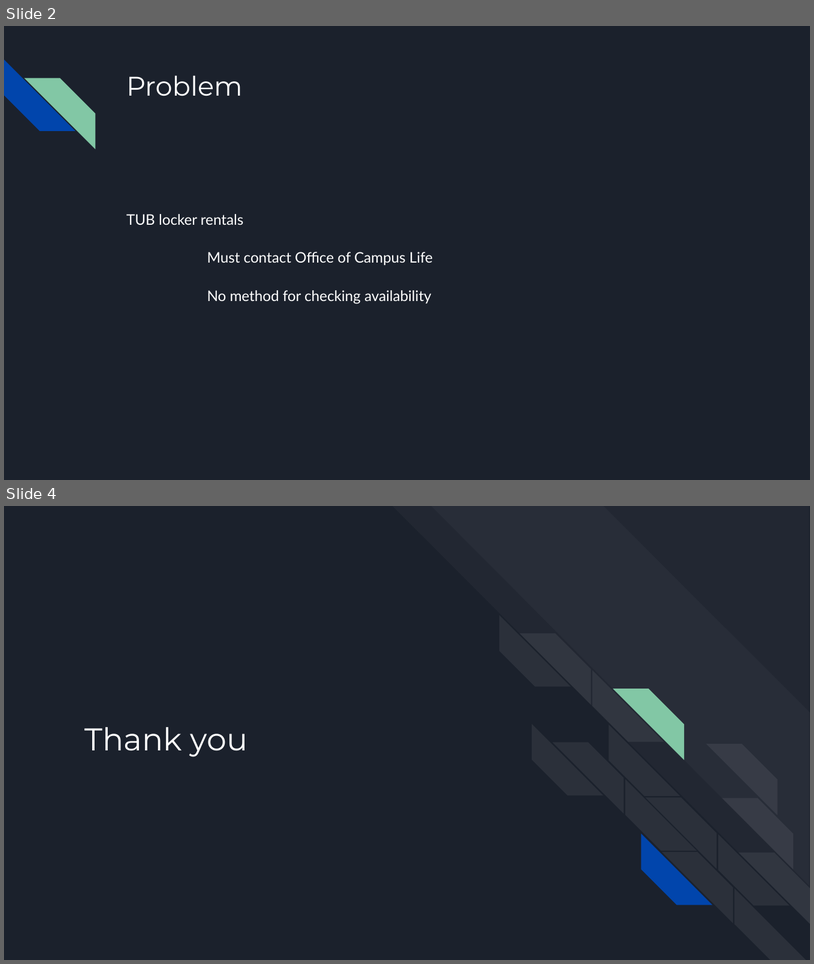
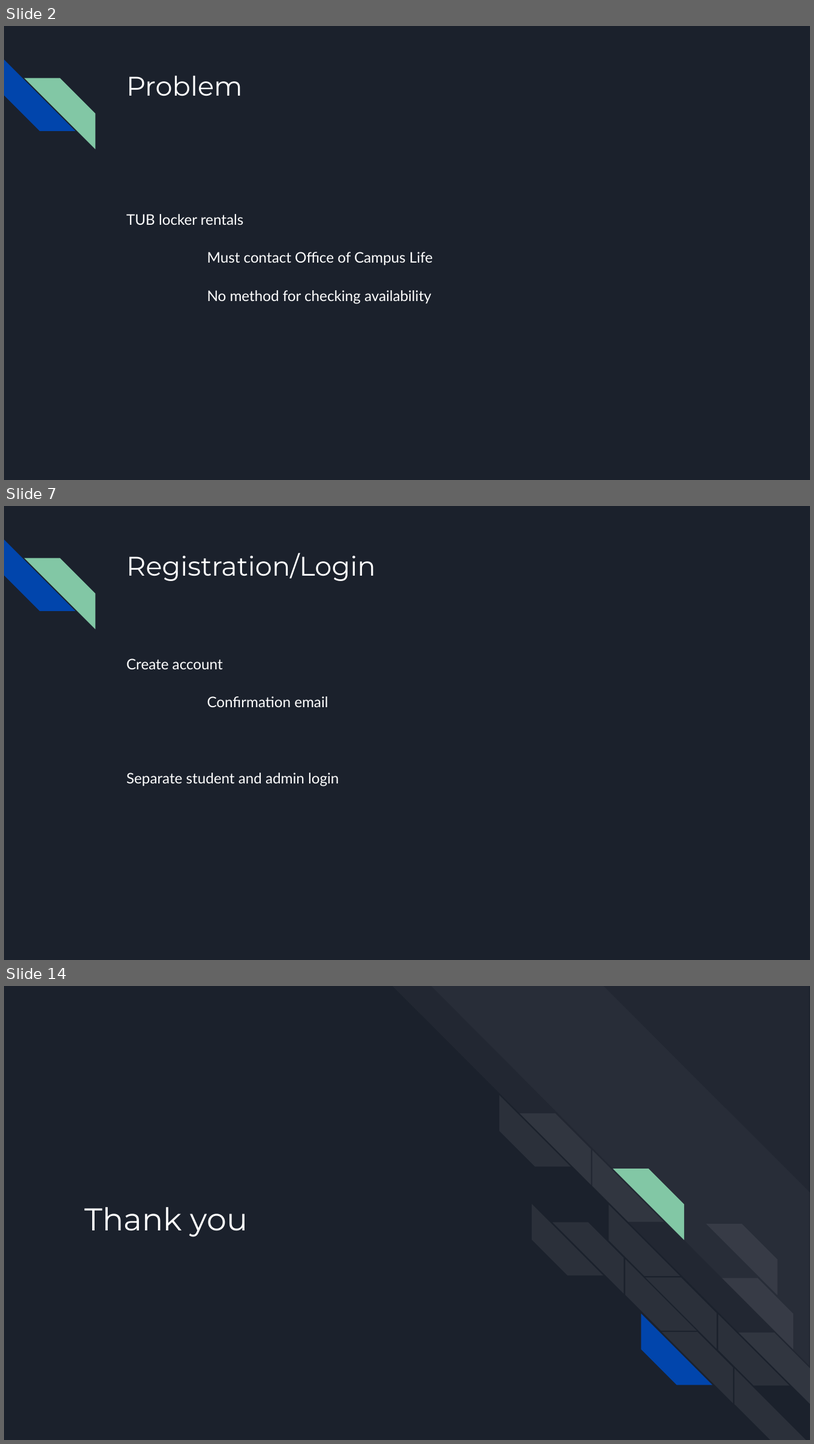
Before and after one commit to SaintAhmed/SpFall2019, a slide deck: Locker Rentals Website.pptx. Shown one above the other, each under a label of ours: slides 2 and 4 before the commit, slides 2, 7 and 14 after it; the slides between them are not shown. The pictures are 814x964 and 814x1444 pixels, drawn with LibreOffice and Linux fonts; fonts in the diff are those of the drawing. Boxes give left, top, right and bottom in pixels: in the first picture for what was removed or moved away, otherwise in the second. Text is boxed around its words. In the diff, an @@ line names an element or a change of style, - is before the commit and + after.

```diff
--- a/Locker Rentals Website.pptx
+++ b/Locker Rentals Website.pptx
@@ slide 7 added at [4, 506, 810, 960], background #1B212C; not listed: 2 template elements that a slide beside it also shows @@
@@ title added at [126, 553, 376, 581], 24 pt, text #FFFFFF @@
+Registration/Login
@@ text added at [126, 658, 339, 786], 13 pt, text #FFFFFF @@
+Create account
+Confirmation email
+Separate student and admin login
@@ what was slide 4 is now slide 14 @@
```
Also in this commit, not shown: 2 slides changed, 9 other slides added, 4 other files.
